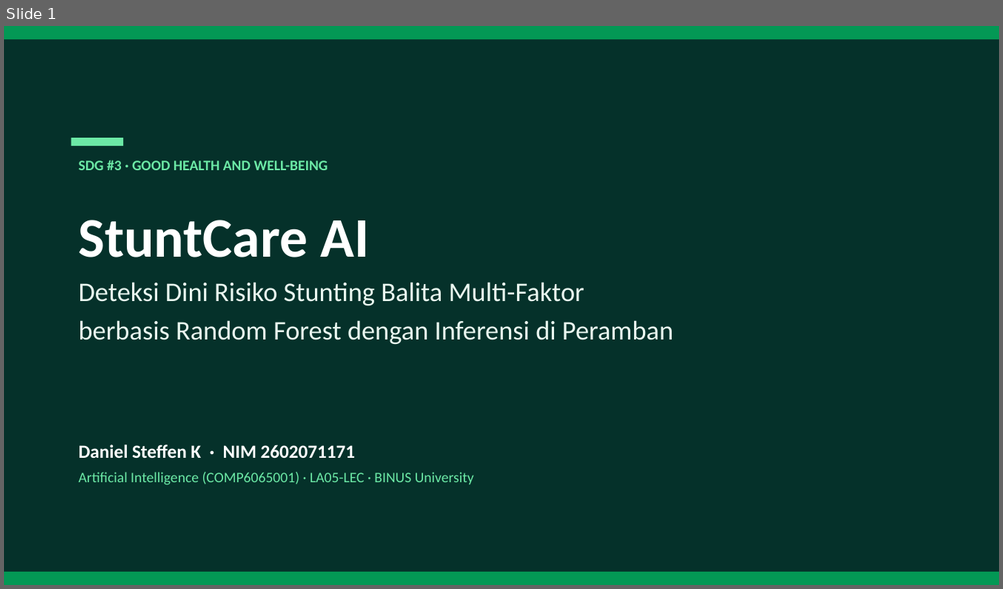
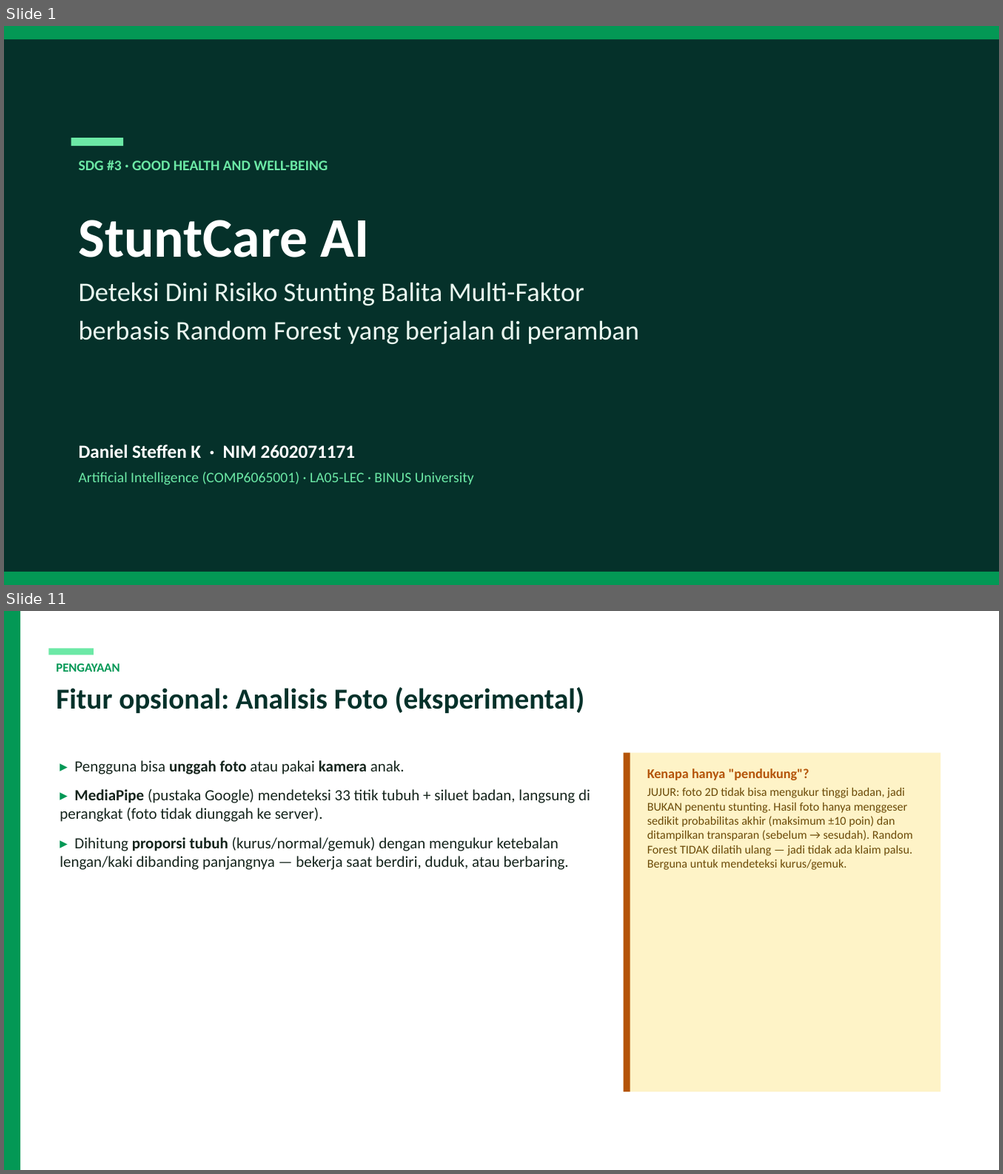
Before and after one commit to steffenkwik/machinelearning-ai, a slide deck: StuntCare_AI_Presentation.pptx. Shown one above the other, each under a label of ours: slide 1 before the commit, slides 1 and 11 after it; the slides between them are not shown. The pictures are 1003x589 and 1003x1174 pixels, drawn with LibreOffice and Linux fonts; fonts in the diff are those of the drawing. Boxes give left, top, right and bottom in pixels: in the first picture for what was removed or moved away, otherwise in the second. Text is boxed around its words. In the diff, an @@ line names an element or a change of style, - is before the commit and + after.

```diff
--- a/StuntCare_AI_Presentation.pptx
+++ b/StuntCare_AI_Presentation.pptx
@@ slide 11 added at (4,611,999,1170), background #FFFFFF @@
@@ rectangle added at (4,611,20,1170), fill #039855 @@
@@ rectangle added at (48,648,94,655), fill #6CE9A6 @@
@@ text added at (56,664,119,672), 12 pt, text #039855, bold @@
+PENGAYAAN
@@ text added at (56,687,585,713), 28 pt, text #05312A, bold @@
+Fitur opsional: Analisis Foto (eksperimental)
@@ text added at (60,760,590,870), 15 pt, text #15241C @@
+▸ Pengguna bisa unggah foto atau pakai kamera anak.
+▸ MediaPipe (pustaka Google) mendeteksi 33 titik tubuh + siluet badan, langsung di perangkat (foto tidak diunggah ke server).
+▸ Dihitung proporsi tubuh (kurus/normal/gemuk) dengan mengukur ketebalan lengan/kaki dibanding panjangnya — bekerja saat berdiri, duduk, atau berbaring.
@@ rectangle added at (623,753,940,1092), fill #FEF3C7 @@
@@ rectangle added at (623,753,630,1092), fill #B45409 @@
@@ text added at (647,769,913,870), 11.5 pt, text #6B4A07 @@
+Kenapa hanya "pendukung"?
+JUJUR: foto 2D tidak bisa mengukur tinggi badan, jadi BUKAN penentu stunting. Hasil foto hanya menggeser sedikit probabilitas akhir (maksimum ±10 poin) dan ditampilkan transparan (sebelum → sesudah). Random Forest TIDAK dilatih ulang — jadi tidak ada klaim palsu. Berguna untuk mendeteksi kurus/gemuk.
@@ slide 1 changed as well @@
@@ text at (79,321,639,345): text changed @@
-berbasis Random Forest dengan Inferensi di Peramban
+berbasis Random Forest yang berjalan di peramban
```
Also in this commit, not shown: 7 other slides changed, 5 other slides added, 6 slides removed, 7 other files.
